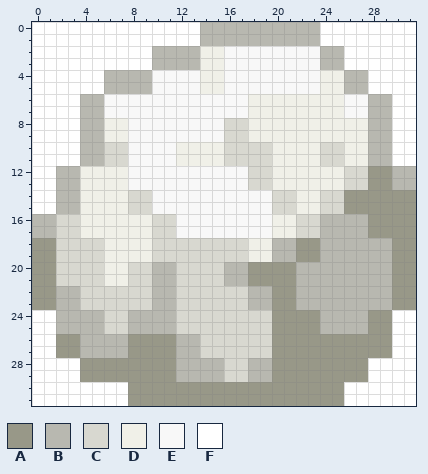
File history of a pixel-art sprite, src/main/resources/img/cell_WL_A.png. The first picture shows the starting point.
The file is 32x32 pixels. Colours within 5 levels of each other are drawn and written as one.
Palette (. is transparent): A #989888  B #b8b8b0  C #d8d8d0  D #f0f0e8  E #f8f8f8  F #ffffff
Pixels before, first column x 0:
 0 FFFFFFFFFFFFFFBBBBBBBBBBFFFFFFFF
 1 FFFFFFFFFFFFFFBBBBBBBBBBFFFFFFFF
 2 FFFFFFFFFFBBBBDDEEEEEEEEBBFFFFFF
 3 FFFFFFFFFFBBBBDDEEEEEEEEBBFFFFFF
 4 FFFFFFBBBBEEEEDDEEEEEEEEDDBBFFFF
 5 FFFFFFBBBBEEEEDDEEEEEEEEDDBBFFFF
 6 FFFFBBEEEEEEEEEEEEDDDDDDDDEEBBFF
 7 FFFFBBEEEEEEEEEEEEDDDDDDDDEEBBFF
 8 FFFFBBDDEEEEEEEECCDDDDDDDDDDBBFF
 9 FFFFBBDDEEEEEEEECCDDDDDDDDDDBBFF
10 FFFFBBCCEEEEDDDDCCCCDDDDCCDDBBFF
11 FFFFBBCCEEEEDDDDCCCCDDDDCCDDBBFF
12 FFBBDDDDEEEEEEEEEECCDDDDDDCCAABB
13 FFBBDDDDEEEEEEEEEECCDDDDDDCCAABB
14 FFBBDDDDCCEEEEEEEEEECCDDCCAAAAAA
15 FFBBDDDDCCEEEEEEEEEECCDDCCAAAAAA
16 BBCCDDDDDDCCEEEEEEEEDDCCBBBBAAAA
17 BBCCDDDDDDCCEEEEEEEEDDCCBBBBAAAA
18 AACCCCDDDDCCCCCCCCDDBBAABBBBBBAA
19 AACCCCDDDDCCCCCCCCDDBBAABBBBBBAA
20 AACCCCDDCCBBCCCCBBAAAABBBBBBBBAA
21 AACCCCDDCCBBCCCCBBAAAABBBBBBBBAA
22 AABBCCCCCCBBCCCCCCBBAABBBBBBBBAA
23 AABBCCCCCCBBCCCCCCBBAABBBBBBBBAA
24 FFBBBBCCBBBBCCCCCCCCAAAABBBBAAFF
25 FFBBBBCCBBBBCCCCCCCCAAAABBBBAAFF
26 FFAABBBBAAAABBCCCCCCAAAAAAAAAAFF
27 FFAABBBBAAAABBCCCCCCAAAAAAAAAAFF
28 FFFFAAAAAAAABBBBCCBBAAAAAAAAFFFF
29 FFFFAAAAAAAABBBBCCBBAAAAAAAAFFFF
30 FFFFFFFFAAAAAAAAAAAAAAAAAAFFFFFF
31 FFFFFFFFAAAAAAAAAAAAAAAAAAFFFFFF
And afterwards:
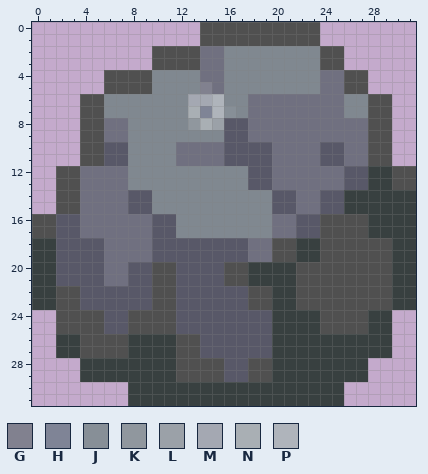
Colours new in this view: G #81818f  H #7f8496  J #878f97  K #90979e  L #9ba1a8  M #a4a8b2  N #a9afb4  P #afb4bb
What changed:
{"colour":"A","old":"#989888","new":"#384040"}
{"colour":"B","old":"#b8b8b0","new":"#505050"}
{"colour":"C","old":"#d8d8d0","new":"#585868"}
{"colour":"D","old":"#f0f0e8","new":"#707080"}
{"colour":"E","old":"#f8f8f8","new":"#808890"}
{"y":0,"x":0,"old":"FFFFFFFFFFFFFF","new":".............."}
{"y":0,"x":24,"old":"FFFFFFFF","new":"........"}
{"y":1,"x":0,"old":"FFFFFFFFFFFFFF","new":".............."}
{"y":1,"x":24,"old":"FFFFFFFF","new":"........"}
{"y":2,"x":0,"old":"FFFFFFFFFF","new":".........."}
{"y":2,"x":26,"old":"FFFFFF","new":"......"}
{"y":3,"x":0,"old":"FFFFFFFFFF","new":".........."}
{"y":3,"x":26,"old":"FFFFFF","new":"......"}
{"y":4,"x":0,"old":"FFFFFF","new":"......"}
{"y":4,"x":28,"old":"FFFF","new":"...."}
{"y":5,"x":0,"old":"FFFFFF","new":"......"}
{"y":5,"x":14,"old":"D","new":"G"}
{"y":5,"x":28,"old":"FFFF","new":"...."}
{"y":6,"x":0,"old":"FFFF","new":"...."}
{"y":6,"x":13,"old":"EEE","new":"MMP"}
{"y":6,"x":30,"old":"FF","new":".."}
{"y":7,"x":0,"old":"FFFF","new":"...."}
{"y":7,"x":13,"old":"EEEE","new":"NHPJ"}
{"y":7,"x":30,"old":"FF","new":".."}
{"y":8,"x":0,"old":"FFFF","new":"...."}
{"y":8,"x":13,"old":"EEE","new":"KNL"}
{"y":8,"x":30,"old":"FF","new":".."}
{"y":9,"x":0,"old":"FFFF","new":"...."}
{"y":9,"x":30,"old":"FF","new":".."}
{"y":10,"x":0,"old":"FFFF","new":"...."}
{"y":10,"x":30,"old":"FF","new":".."}
{"y":11,"x":0,"old":"FFFF","new":"...."}
{"y":11,"x":30,"old":"FF","new":".."}
{"y":12,"x":0,"old":"FF","new":".."}
{"y":13,"x":0,"old":"FF","new":".."}
{"y":14,"x":0,"old":"FF","new":".."}
{"y":15,"x":0,"old":"FF","new":".."}
{"y":24,"x":0,"old":"FF","new":".."}
{"y":24,"x":30,"old":"FF","new":".."}
{"y":25,"x":0,"old":"FF","new":".."}
{"y":25,"x":30,"old":"FF","new":".."}
{"y":26,"x":0,"old":"FF","new":".."}
{"y":26,"x":30,"old":"FF","new":".."}
{"y":27,"x":0,"old":"FF","new":".."}
{"y":27,"x":30,"old":"FF","new":".."}
{"y":28,"x":0,"old":"FFFF","new":"...."}
{"y":28,"x":28,"old":"FFFF","new":"...."}
{"y":29,"x":0,"old":"FFFF","new":"...."}
{"y":29,"x":28,"old":"FFFF","new":"...."}
{"y":30,"x":0,"old":"FFFFFFFF","new":"........"}
{"y":30,"x":26,"old":"FFFFFF","new":"......"}
{"y":31,"x":0,"old":"FFFFFFFF","new":"........"}
{"y":31,"x":26,"old":"FFFFFF","new":"......"}
{"label":"changed","picture_box":[32,22,416,406]}
